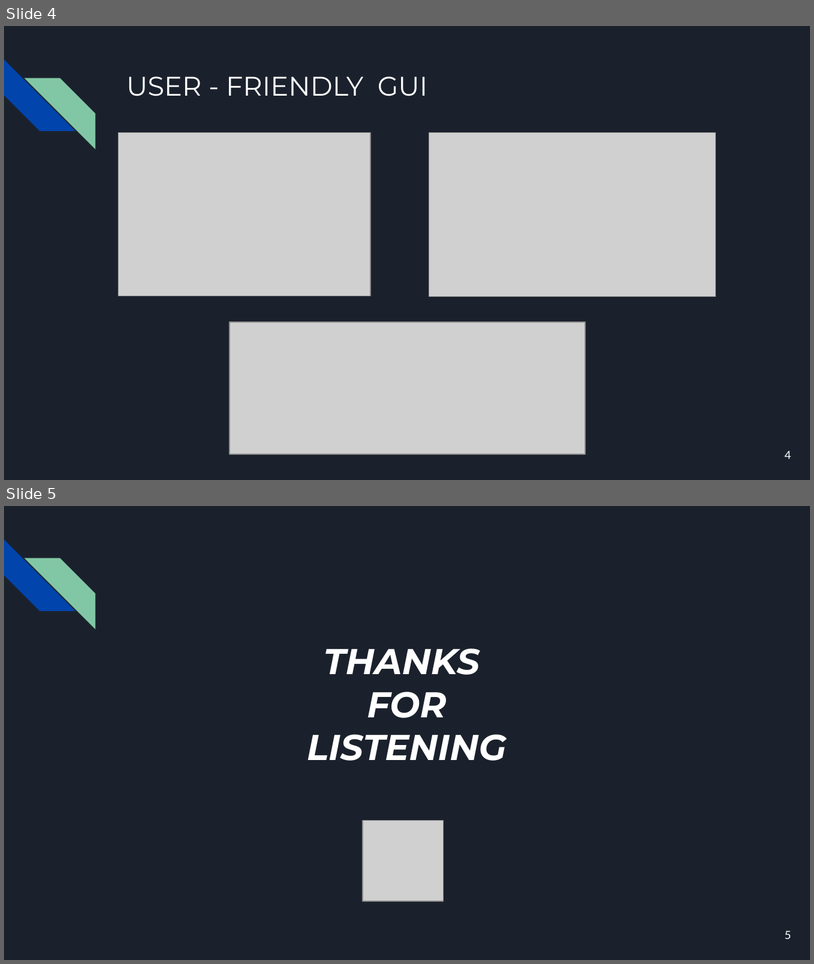
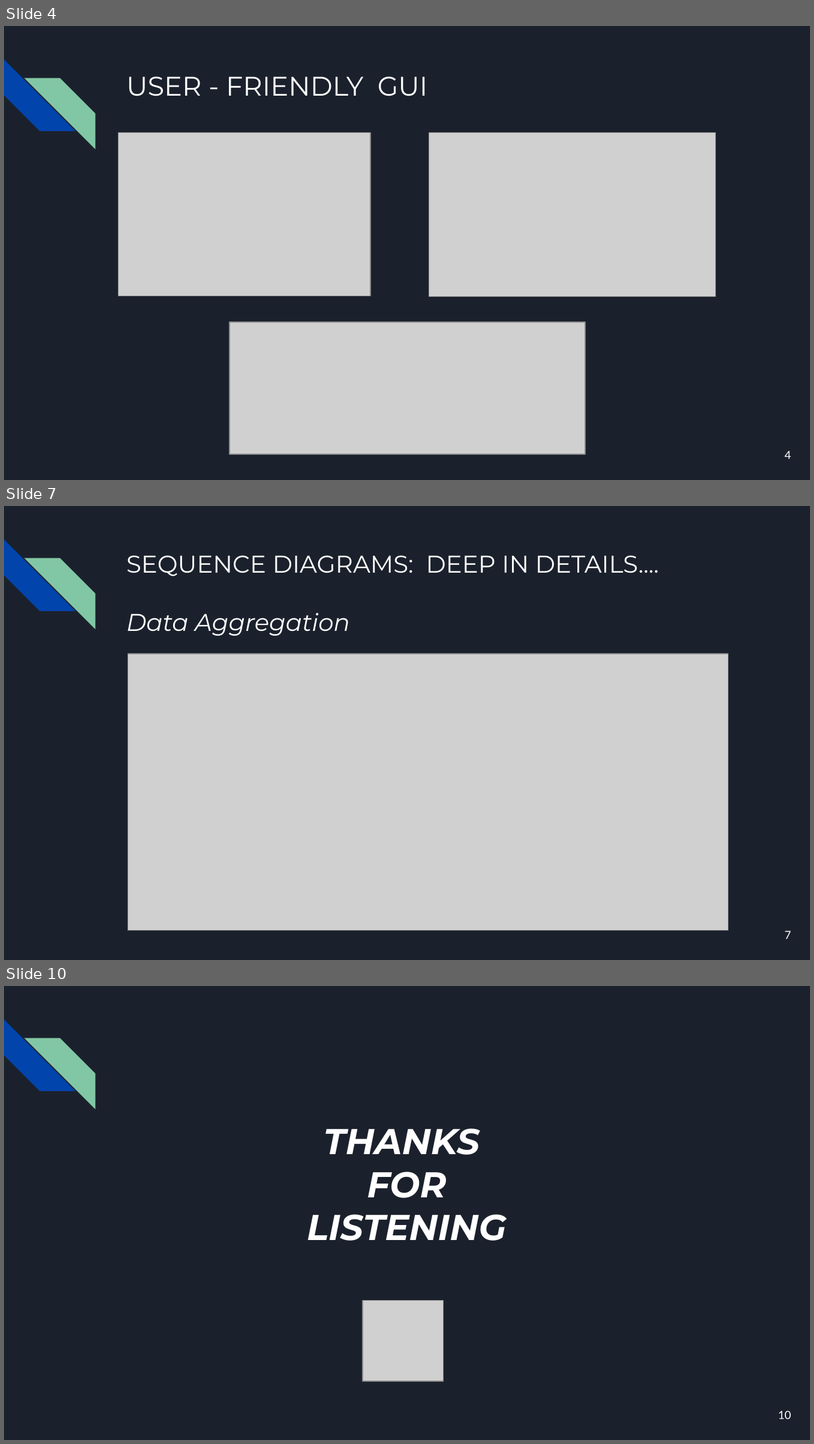
Before and after one commit to GianC0/IST-SOE, a slide deck: presentation.pptx. Shown one above the other, each under a label of ours: slides 4 and 5 before the commit, slides 4, 7 and 10 after it; the slides between them are not shown. The pictures are 814x964 and 814x1444 pixels, drawn with LibreOffice and Linux fonts; fonts in the diff are those of the drawing; grey boxes stand for pictures. Boxes give left, top, right and bottom in pixels: in the first picture for what was removed or moved away, otherwise in the second. Text is boxed around its words. In the diff, an @@ line names an element or a change of style, - is before the commit and + after.

```diff
--- a/presentation.pptx
+++ b/presentation.pptx
@@ slide 7 added at (4, 506, 810, 960), background #1B212C; not listed: 2 template elements that a slide beside it also shows @@
@@ title added at (126, 555, 659, 636), 21.6 pt, text #FFFFFF @@
+SEQUENCE DIAGRAMS: DEEP IN DETAILS....
+Data Aggregation
@@ picture added at (128, 654, 728, 930) @@
@@ page number added at (785, 930, 792, 939), 10 pt, text #FFFFFF @@
+7
@@ what was slide 5 is now slide 10 @@
@@ page number at (779, 1410, 792, 1419): text changed @@
-5
+10
```
Also in this commit, not shown: 2 slides changed, 4 other slides added.
